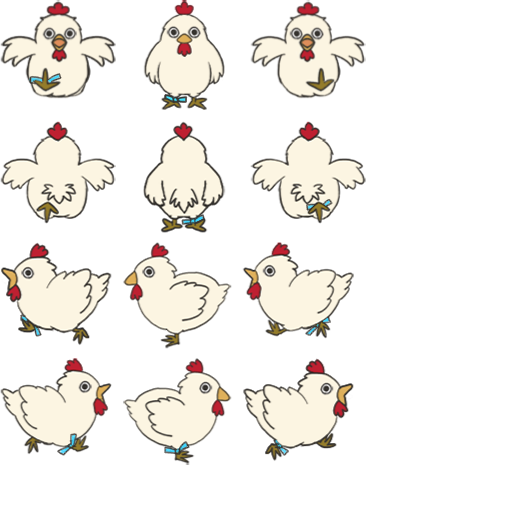
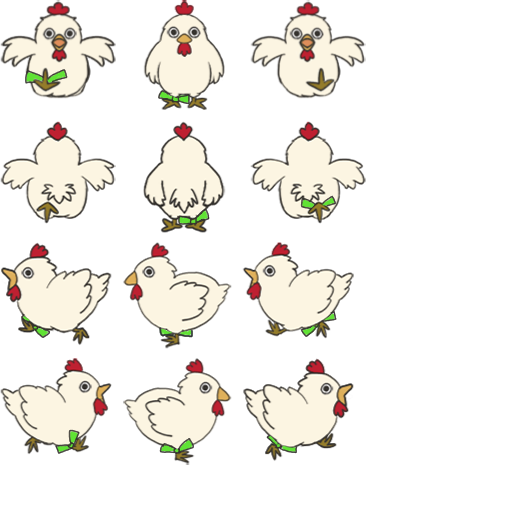
Layers edited between the first and the second 512×512 image:
renamed "レイヤー 1" to "レイヤー 4", painted on it over <box>20,69,337,456</box>
painted on "レイヤー 2" over <box>21,70,335,454</box>
